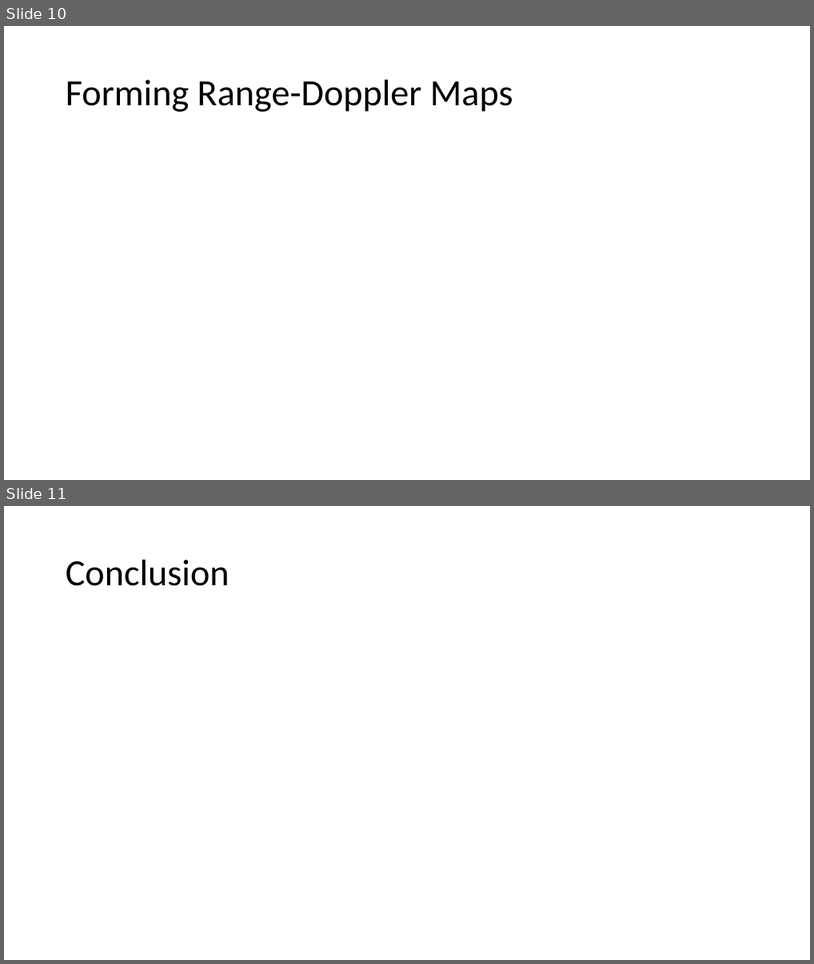
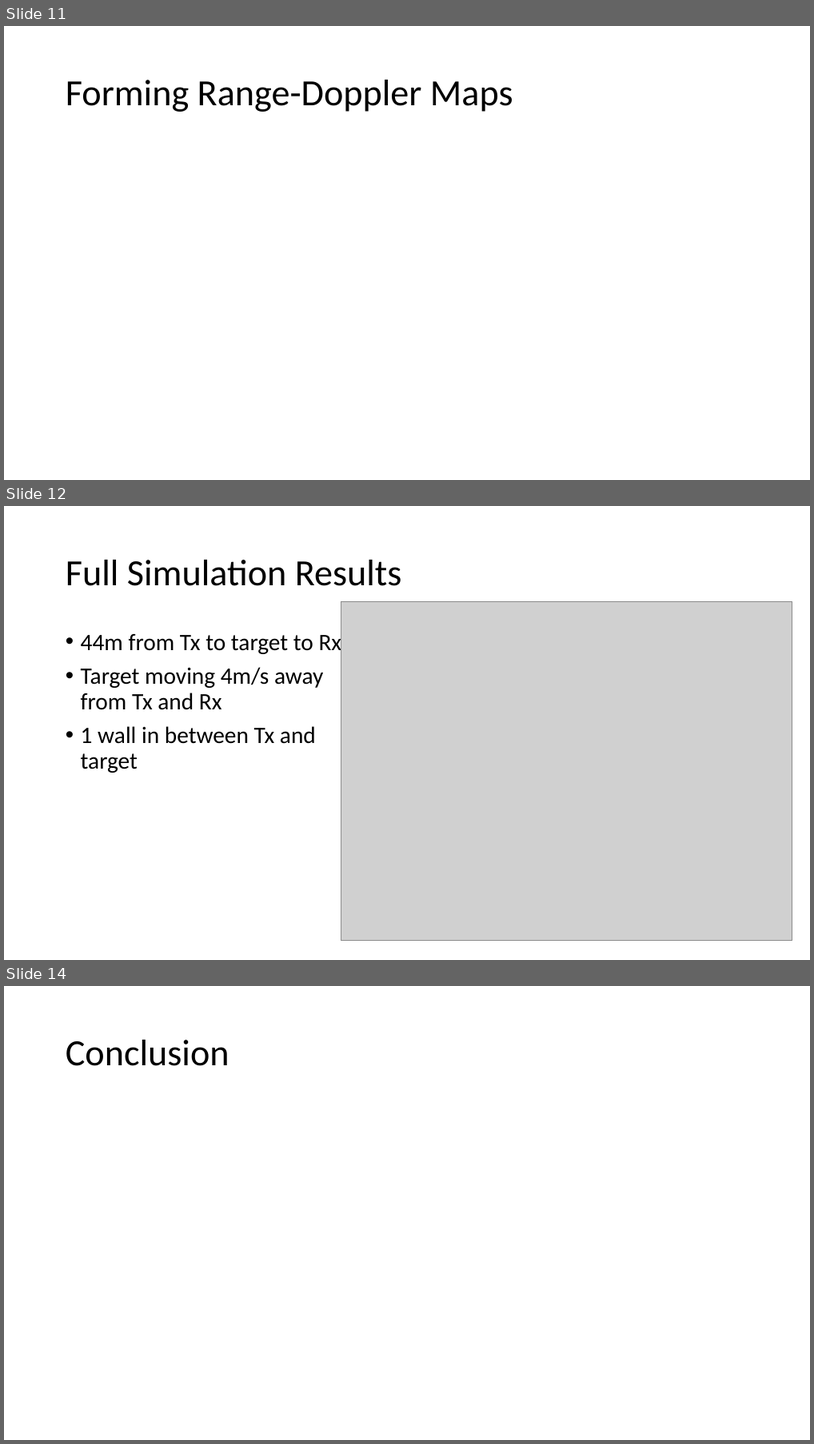
Before and after one commit to USRPMAN/wifi-radar, a slide deck: presentation.pptx. Shown one above the other, each under a label of ours: slides 10 and 11 before the commit, slides 11, 12 and 14 after it; the slides between them are not shown. The pictures are 814x964 and 814x1444 pixels, drawn with LibreOffice and Linux fonts; fonts in the diff are those of the drawing; grey boxes stand for pictures. Boxes give left, top, right and bottom in pixels: in the first picture for what was removed or moved away, otherwise in the second. Text is boxed around its words. In the diff, an @@ line names an element or a change of style, - is before the commit and + after.

```diff
--- a/presentation.pptx
+++ b/presentation.pptx
@@ slide 12 added at bbox=[4, 506, 810, 960], background #FFFFFF @@
@@ title added at bbox=[66, 560, 402, 586], 44 pt, text #000000 @@
+Full Simulation Results
@@ picture added at bbox=[341, 601, 793, 940] @@
@@ text added at bbox=[81, 630, 342, 772], 28 pt, text #000000 @@
+• 44m from Tx to target to Rx
+• Target moving 4m/s away from Tx and Rx
+• 1 wall in between Tx and target
@@ what was slide 10 is now slide 11 @@
@@ what was slide 11 is now slide 14 @@
```
Also in this commit, not shown: 2 slides changed, 2 other slides added.
